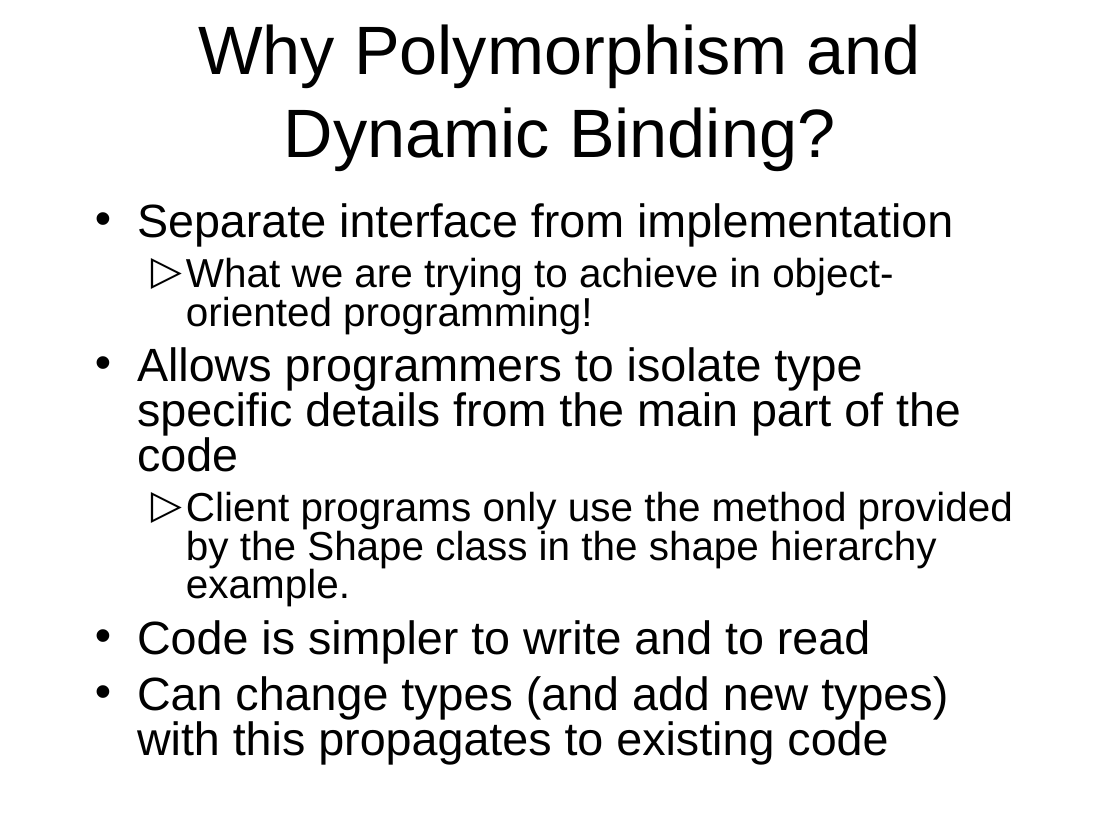
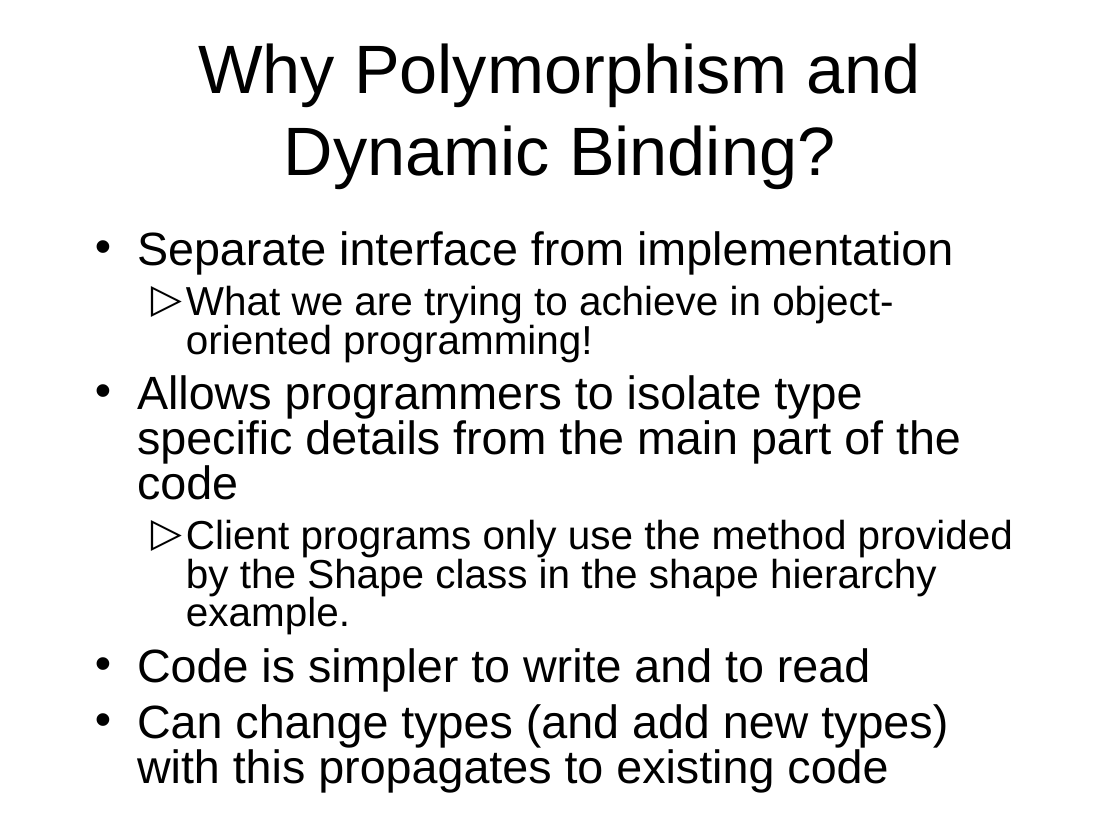
Before and after one commit to octaviordz/zjnu2017.github.io, a slide deck: slide 25 of OOP/lectures/050--Polymorphism.ppt (slide 15 before the commit). Drawn at 1120x840 pixels with LibreOffice and Linux fonts; fonts in the diff are those of the drawing. Boxes give left, top, right and bottom in pixels: in the first picture for what was removed or moved away, otherwise in the second. Text is boxed around its words. In the diff, an @@ line names an element or a change of style, - is before the commit and + after.

Commit message:
Polymorphism slides.

```diff
--- a/OOP/lectures/050--Polymorphism.ppt
+++ b/OOP/lectures/050--Polymorphism.ppt
@@ title "Why Polymorphism and Dynamic Binding?": place and size @@
-title "Why Polymorphism and Dynamic Binding?" at <box>198,24,921,169</box>
+title "Why Polymorphism and Dynamic Binding?" at <box>198,43,921,188</box>
@@ text "Separate interface from implementation": place and size @@
-text "Separate interface from implementation" at <box>137,203,1013,764</box>
+text "Separate interface from implementation" at <box>137,231,1013,792</box>
```
Also in this commit, not shown: 8 other slides changed, 20 slides added, 2 other files.
